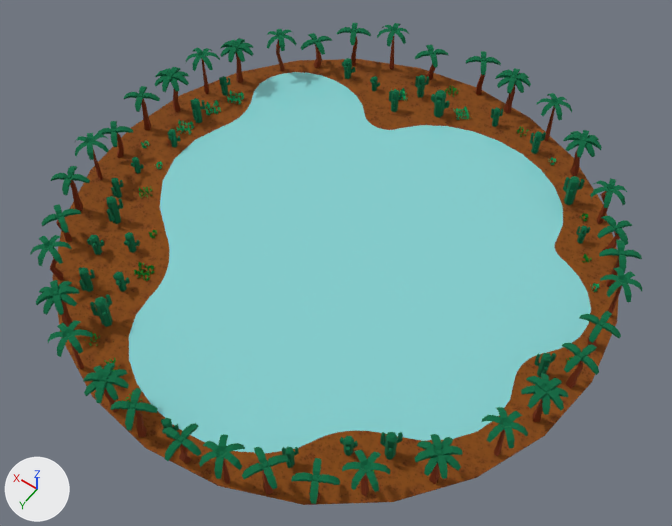
Renders of the glTF model src/assets/models/oasis.glb from each side of a commit.
Both versions are drawn from a 50 mm camera at (-55.3, 77.6, 116.2) aimed at (-2.8, 4.2, 0.8). Lighting does not change. The marker at lower left points along +X, +Y and +Z.

In view in the first picture: 'mergedBlocks(Clone)'.
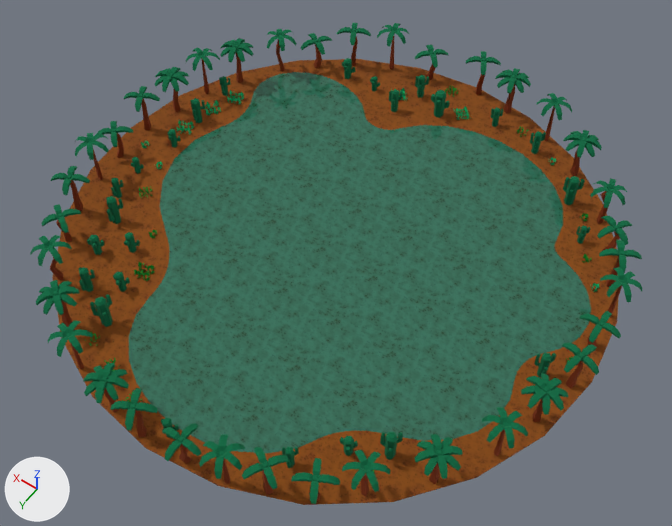
Boxes [x1, y1, x2, y2] around the edits, measured in the pictures (672 x 526 px):
'mergedBlocks(Clone)', surface changed (cyan to green)
    both: [125, 66, 594, 457]

What changed in the scene script:
```text
Change mat_snow_clone:
    remove # nodes: BsdfPrincipled, OutputMaterial
    remove # colours: cyan #85d2d2
    nodes: BsdfPrincipled, Mapping, Mix, OutputMaterial, TexImage, UVMap
    colours: cyan #399190
    uses the picture img_image_0
```
